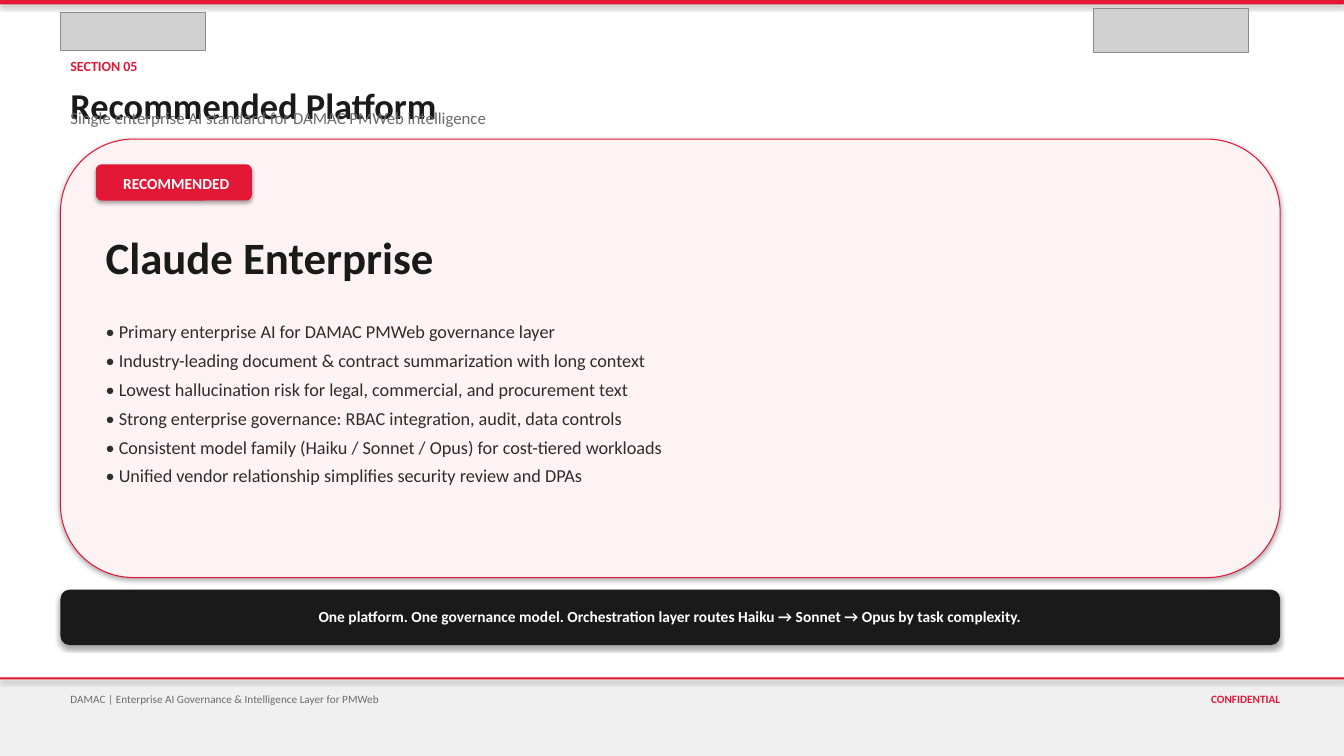
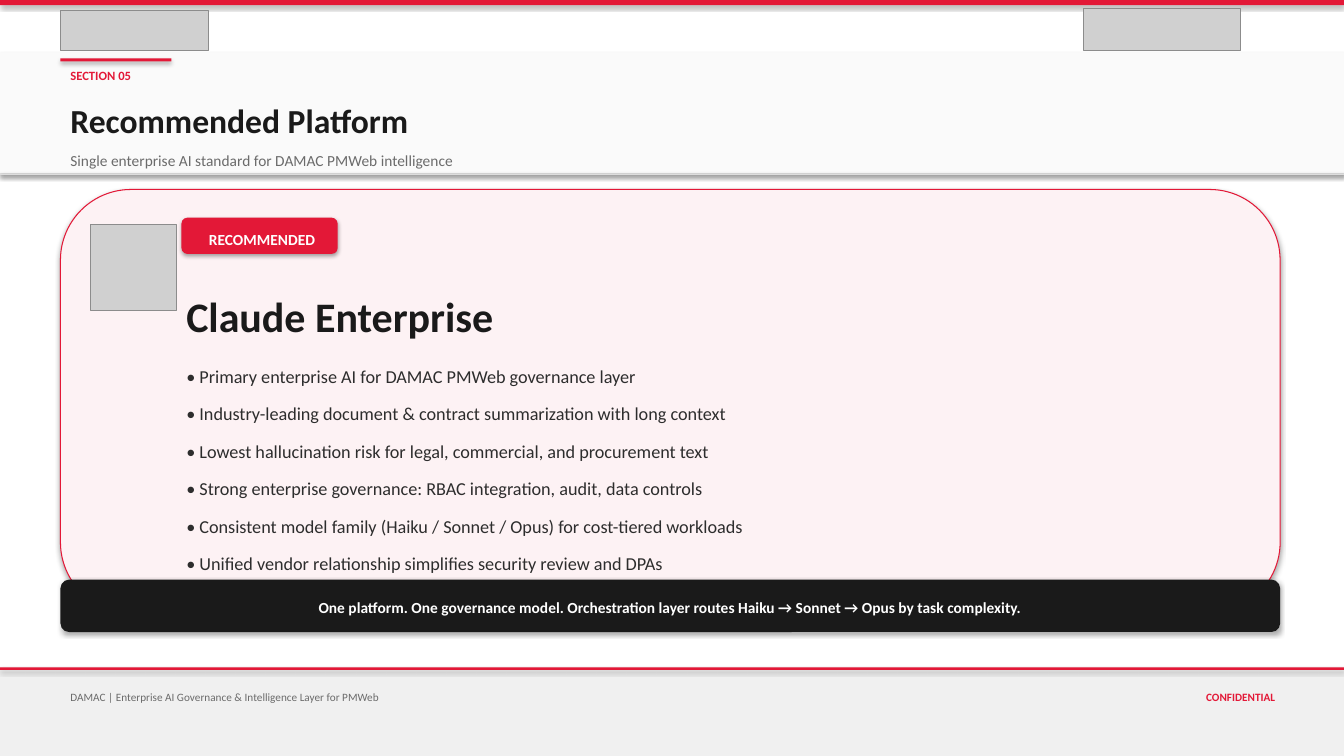
Before and after one commit to vishnushankar9024/procurehubibi, a slide deck: slide 20 of output/DAMAC_PMWeb_AI_Governance_Intelligence_Layer.pptx. Drawn at 1344x756 pixels with LibreOffice and Linux fonts; fonts in the diff are those of the drawing; grey boxes stand for pictures. Boxes give left, top, right and bottom in pixels: in the first picture for what was removed or moved away, otherwise in the second. Text is boxed around its words. In the diff, an @@ line names an element or a change of style, - is before the commit and + after.

```diff
--- a/output/DAMAC_PMWeb_AI_Governance_Intelligence_Layer.pptx
+++ b/output/DAMAC_PMWeb_AI_Governance_Intelligence_Layer.pptx
@@ picture: place and size @@
-picture at [1094,8,1249,52]
+picture at [1084,8,1241,50]
@@ rectangle added at [0,52,1344,173], fill #FAFAFA @@
@@ rectangle added at [60,58,171,62], fill #E31837 @@
@@ text "Recommended Platform": place and size @@
-text "Recommended Platform" at [70,93,437,127]
+text "Recommended Platform" at [70,109,408,134]
@@ text "Recommended Platform" at [70,109,408,134]: size 26 to 24 pt; line spacing 1 to 1.15 @@
@@ text "SECTION 05": place and size @@
-text "SECTION 05" at [70,62,137,71]
+text "SECTION 05" at [70,71,131,80]
@@ text "SECTION 05" at [70,71,131,80]: size 10 to 9 pt; line spacing 1 to 1.15 @@
@@ text "Single enterprise AI standard for ...": place and size @@
-text "Single enterprise AI standard for ..." at [70,111,486,127]
+text "Single enterprise AI standard for ..." at [70,155,453,169]
@@ text "Single enterprise AI standard for ..." at [70,155,453,169]: size 12 to 11 pt; line spacing 1 to 1.15 @@
@@ rectangle added at [0,173,1344,174], fill #DDDDDD @@
@@ rounded rectangle: place and size @@
-rounded rectangle at [60,139,1280,578]
+rounded rectangle at [60,190,1280,613]
@@ picture added at [91,225,176,311] @@
@@ rounded rectangle: place and size @@
-rounded rectangle at [96,164,252,201]
+rounded rectangle at [181,218,338,254]
@@ line spacing 1 to 1.15 in 4 elements at [319,602,1021,616], [1206,693,1275,701], [70,693,378,703], [209,235,315,245] @@
@@ text "RECOMMENDED": place and size @@
-text "RECOMMENDED" at [123,179,229,189]
+text "RECOMMENDED" at [209,235,315,245]
@@ text "Claude Enterprise": place and size @@
-text "Claude Enterprise" at [106,242,433,281]
+text "Claude Enterprise" at [186,302,493,339]
@@ text "Claude Enterprise" at [186,302,493,339]: size 32 to 30 pt; line spacing 1 to 1.15 @@
@@ text "• Primary enterprise AI for ...": place and size @@
-text "• Primary enterprise AI for ..." at [119,325,662,485]
+text "• Primary enterprise AI for ..." at [199,370,742,573]
@@ text "• Primary enterprise AI for ..." at [199,370,742,573]: line spacing 1 to 1.2; more space between paragraphs @@
@@ 1 text, 1 rectangle, 1 rounded rectangle: place and size @@
-1 text, 1 rectangle, 1 rounded rectangle at [0,590,1344,680]
+1 text, 1 rectangle, 1 rounded rectangle at [0,580,1344,670]
@@ rectangle: place and size @@
-rectangle at [0,678,1344,756]
+rectangle at [0,667,1344,756]
```
Also in this commit, not shown: 35 other slides changed, 14 other files.
